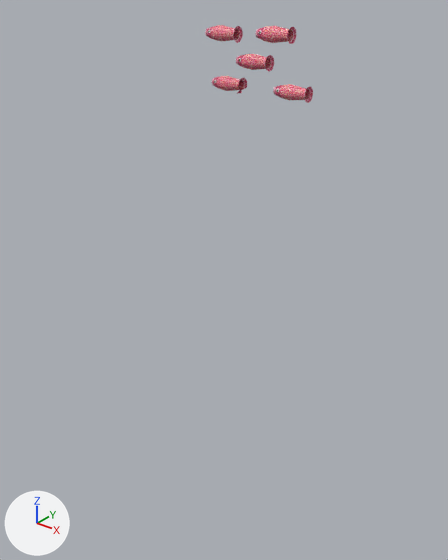
The Blender file Modelli/gioco/aquilone.blend, before and after one commit.
One viewpoint serves both versions: a camera (50 mm lens) standing at (22.2, -26.2, 5.6) and looking at (0.4, 1.1, -11.3). Lighting does not change. The marker at lower left points along +X, +Y and +Z.

Script lines for the objects in view, before the commit:
```python
me_cylinder_001 = bpy.data.meshes.new('Cylinder.001')
me_cylinder_001.from_pydata(...)  # 459 vertices, 320 faces, 58 loose edges; spans x -33.1..5.0, y -0.3..2.1, z -8.8..4.1
me_cylinder_001.materials.append(mat_aquilone_png_002)  # picture img_aquilone_png_002
ob_aquilone = bpy.data.objects.new('aquilone', me_cylinder_001)
ob_aquilone.location = (0.0, 0.0, 0.0)
ob_aquilone.rotation_euler = (1.571, -1.238, 4.712)  # degrees (90, -71, 270)
ob_aquilone.scale = (0.682, 0.682, 0.682)
```
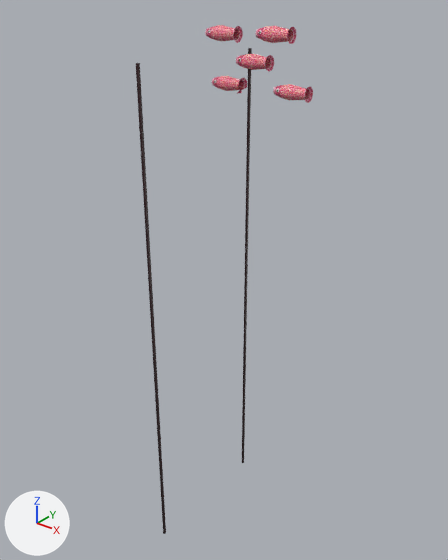
Edits to the bpy script that builds the scene:
```text
Change me_cylinder_001:
    used by ob_aquilone; location = (0.0, 0.0, 0.0); rotation_euler = (1.571, -1.238, 4.712), in degrees (90, -71, 270); scale = (0.682, 0.682, 0.682)
    remove me_cylinder_001.from_pydata(...)  # 459 vertices, 320 faces, 58 loose edges; spans x -33.1..5.0, y -0.3..2.1, z -8.8..4.1
    add me_cylinder_001.from_pydata(...)  # 436 vertices, 332 faces, 18 loose edges; spans x -42.0..5.0, y -20.2..7.1, z -8.8..0.5
    me_cylinder_001 part 1
    43 vertices are removed from x -33.1..2.0, y -0.3..1.3, z 0.0..4.1
    43 loose edges are deleted
    20 vertices are added at x -42.0..5.0, y -20.2..7.1, z 0.0..0.5
    3 loose edges are added
    12 new faces join them
```

Where the change shows, as pixel boxes (x1, y1, x2, y2) in the pictures (448 x 560 px):
'aquilone', reshaped: before (205, 25, 313, 103); after (136, 25, 313, 534)
part 1 of me_cylinder_001, cut back: after (136, 48, 252, 534)
